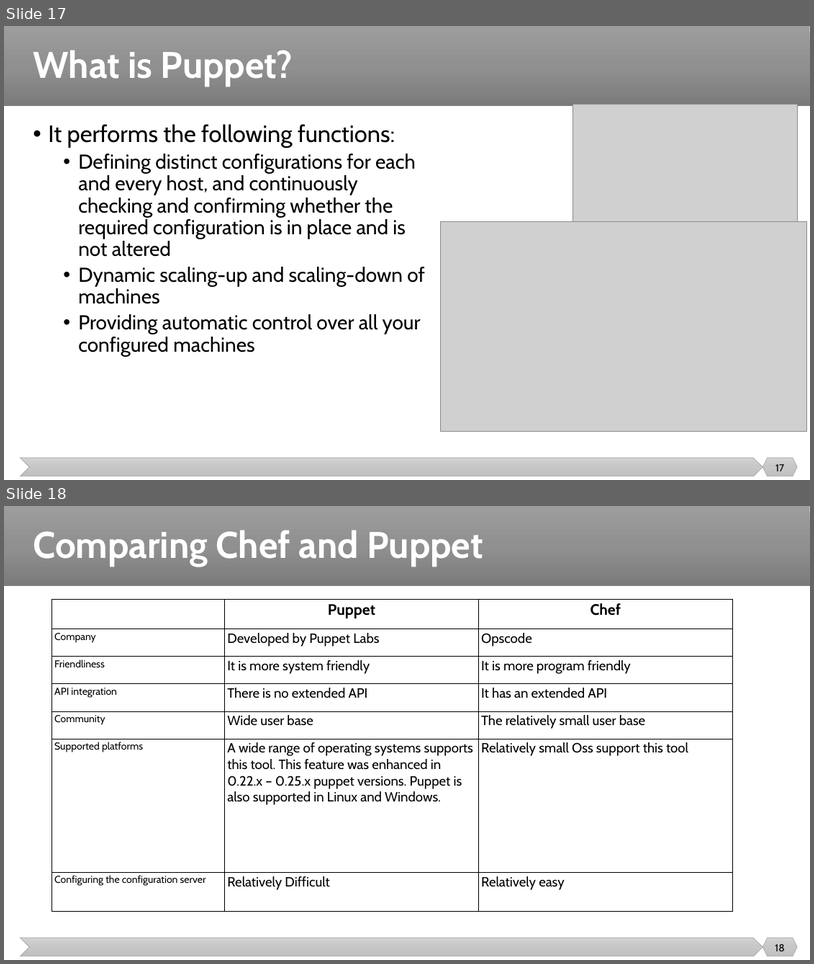
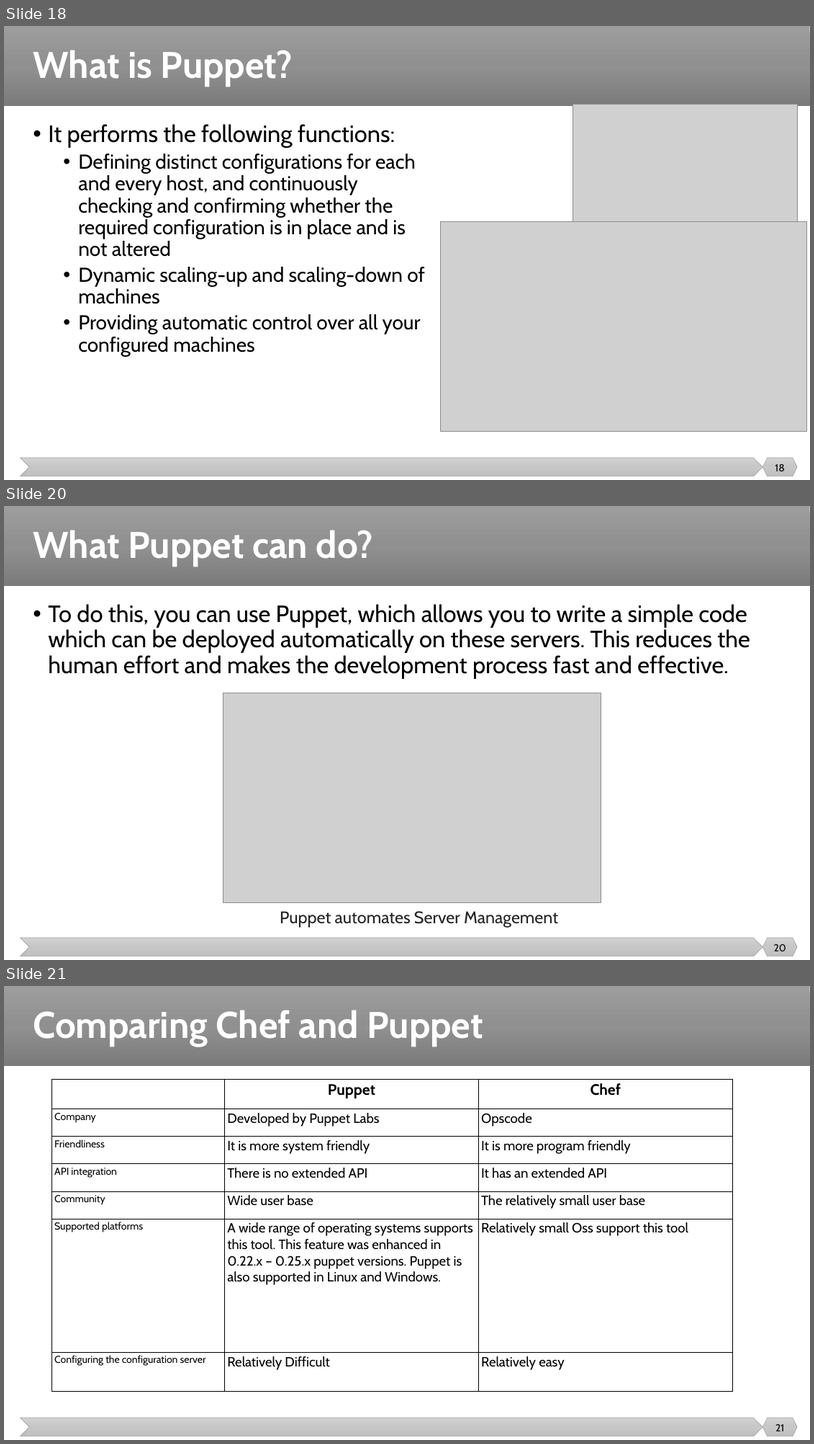
Before and after one commit to malenezi/malenezi, a slide deck: SE489/Lectures/6-Configuration Management/Configuration Management 2.pptx. Shown one above the other, each under a label of ours: slides 17 and 18 before the commit, slides 18, 20 and 21 after it; the slides between them are not shown. The pictures are 814x964 and 814x1444 pixels, drawn with LibreOffice and Linux fonts; fonts in the diff are those of the drawing; grey boxes stand for pictures. Boxes give left, top, right and bottom in pixels: in the first picture for what was removed or moved away, otherwise in the second. Text is boxed around its words. In the diff, an @@ line names an element or a change of style, - is before the commit and + after.

```diff
--- a/SE489/Lectures/6-Configuration Management/Configuration Management 2.pptx
+++ b/SE489/Lectures/6-Configuration Management/Configuration Management 2.pptx
@@ slide 20 added at [4, 506, 810, 960], background #FFFFFF; not listed: 3 template elements that a slide beside it also shows @@
@@ title added at [33, 530, 373, 566], 44 pt, text #FFFFFF, bold @@
+What Puppet can do?
@@ text added at [48, 604, 750, 679], 28 pt, text #000000 @@
+• To do this, you can use Puppet, which allows you to write a simple code which can be deployed automatically on these servers. This reduces the human effort and makes the development process fast and effective.
@@ picture added at [224, 693, 602, 902] @@
@@ text added at [280, 911, 558, 926], 20 pt, text #222222 @@
+Puppet automates Server Management
@@ page number added at [774, 944, 787, 951], 12 pt, text #000000 @@
+20
@@ what was slide 17 is now slide 18 @@
@@ page number at [775, 464, 784, 471]: text changed @@
-17
+18
@@ what was slide 18 is now slide 21 @@
@@ page number at [776, 1424, 784, 1431]: text changed @@
-18
+21
```
Also in this commit, not shown: 1 slide changed, 6 other slides added, 1 other file.
